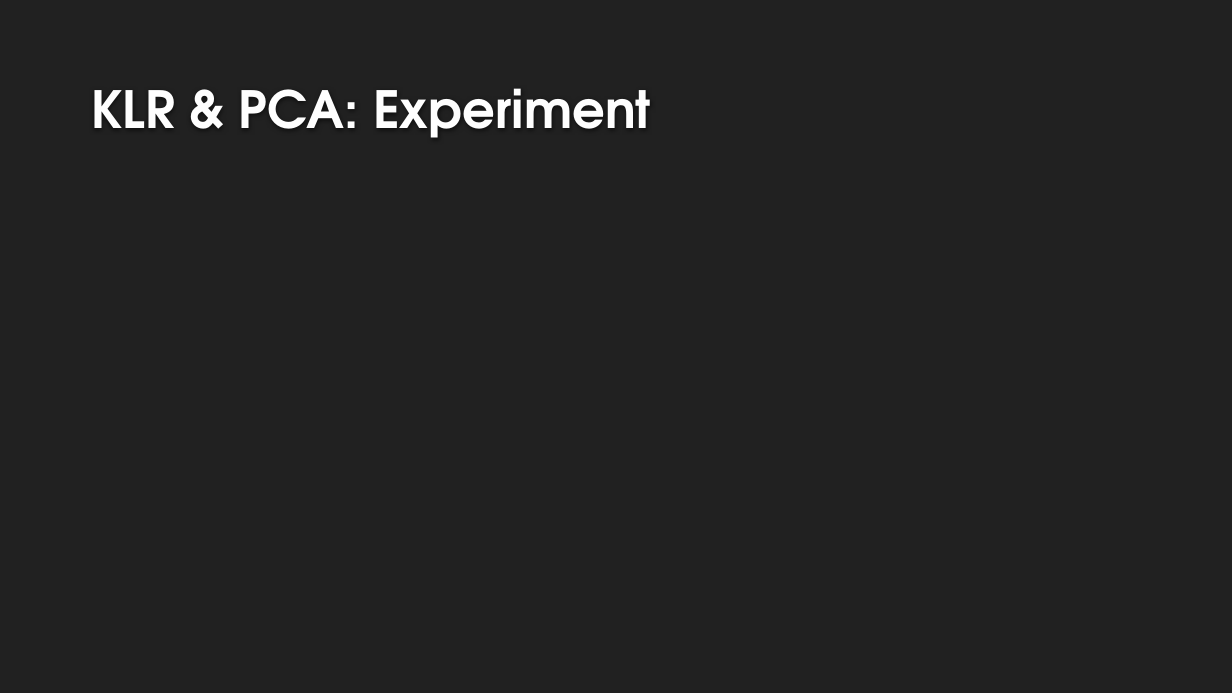
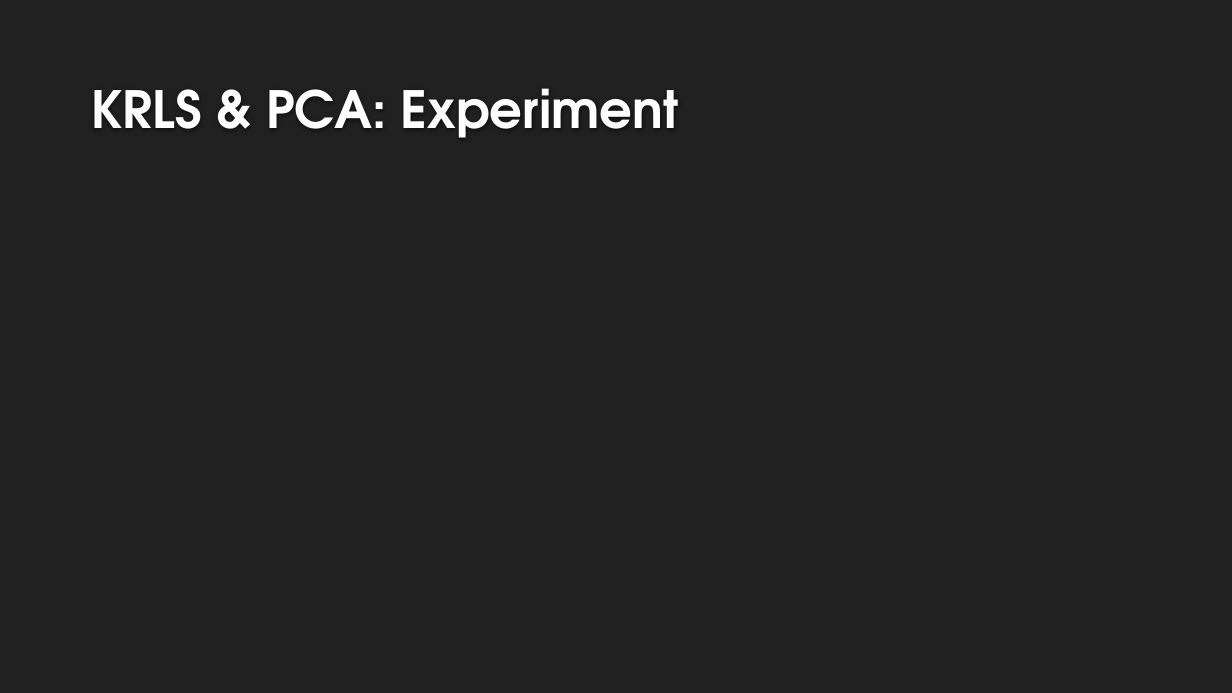
Before and after one commit to Simosound94/ML_project, a slide deck: slide 11 of Presentazione.pptx (slide 10 before the commit). Drawn at 1232x693 pixels with LibreOffice and Linux fonts; fonts in the diff are those of the drawing; grey boxes stand for pictures; background and template pictures are left out. Boxes give left, top, right and bottom in pixels: in the first picture for what was removed or moved away, otherwise in the second. Text is boxed around its words. In the diff, an @@ line names an element or a change of style, - is before the commit and + after.

```diff
--- a/Presentazione.pptx
+++ b/Presentazione.pptx
@@ title at (x1=91, y1=88, x2=679, y2=138): text changed @@
-KLR & PCA: Experiment
+KRLS & PCA: Experiment
```
Also in this commit, not shown: 6 other slides changed, 1 slide added, 11 other files.
